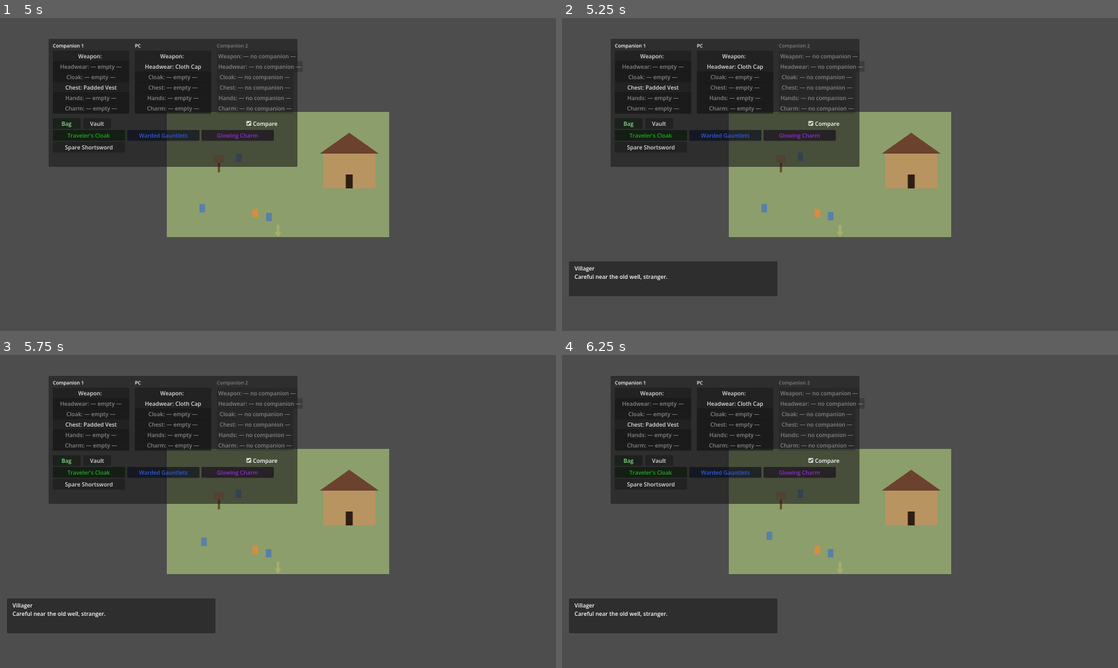
Above: before the commit, frames 1-4 (two rows, left to right).
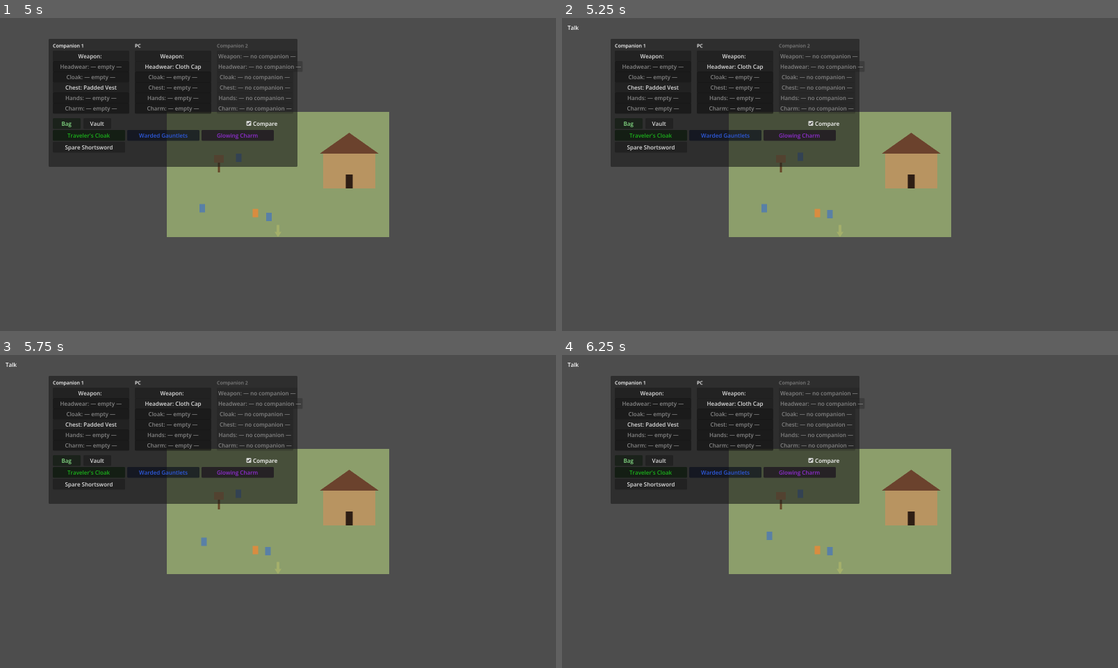
Above: after the commit, the same moments.

Repository: djkipyaboy/bunnies
Game: Godot game, scene res://world/town_demo.tscn
Two runs of this game, one before a commit and one after it. Both use one fixed random seed, a clock stepped at 60 frames per second and the inputs below. This scene is started directly instead of the project's main scene.
Inputs (mouse positions are in pixels of both pictures, inside the frame that each line leads up to):
- Up to frame 1 (5 s): move the mouse to (250, 237) at 0.52 s; hold W (move_up) 0.53-1.25 s; hold E (interact) 0.53-1.25 s; click (250, 237) at 0.67 s; tap Enter at 1.25 s; drag from (444, 221) to (200, 187) at 1.27 s; tap Space at 2 s; move the mouse to (111, 127) at 2.02 s; hold A (move_left) 2.03-2.75 s; hold E (interact) 2.03-2.75 s; drag from (305, 174) to (111, 127) at 2.77 s; move the mouse to (194, 96) at 3.52 s; hold S (move_down) 3.53-4.25 s; hold E (interact) 3.53-4.25 s; tap I (toggle_inventory) at 4.15 s; drag from (400, 158) to (239, 158) at 4.27 s
- Up to frame 2 (5.25 s): move the mouse to (728, 190) at 5.02 s; hold W (move_up) from 5.03 s (still down); hold E (interact) from 5.03 s (still down); click (728, 190) at 5.17 s
- Up to frame 3 (5.75 s): keep holding W (move_up); keep holding E (interact)
- Up to frame 4 (6.25 s): release W (move_up) at 5.75 s; release E (interact) at 5.75 s; drag from (895, 442) to (778, 502) at 5.77 s

Frame 1 is identical in both runs. In frame 2, 4.2% of the frame differs, in the area x 1-49%, y 2-89%; in frame 3, 4.2%; in frame 4, 4.2%.

Commit message:
fix(world): block interact while the inventory panel is open
The toggle_inventory guard added in the previous commit only stopped itself
from firing while dialogue/board panels were open; it didn't stop `interact`
from firing while the inventory panel was already open. Reachable sequence:
stand next to a Villager, press I to open inventory, then press E — since
_dialogue_box/_board_panel are both still closed, target.interact() would run
and stack a DialogueBox (or a Door transition) on top of the open inventory
panel. _unhandled_input now returns early once toggle_inventory is handled if
_inventory_panel.visible is true, so interact is a no-op until the panel is
closed again.

Added a regression case to test_town_demo_inventory.gd that forces a real
Villager Interactable into the PC's reach and drives the actual
_unhandled_input() code path with a synthesized InputEventAction, asserting
the dialogue box stays closed while the panel is open. Verified this case
fails without the guard and passes with it.

Co-Authored-By: Claude Sonnet 5 <noreply@anthropic.com>
Claude-Session: https://claude.ai/code/session_01NgU7diFM74q6MrusiTGyK9

Diff:
--- a/tests/test_town_demo_inventory.gd
+++ b/tests/test_town_demo_inventory.gd
@@ -2,7 +2,8 @@
 
 ## Headless smoke test: the equipment/inventory/banking UI is wired into town_demo (spec
 ## 2026-07-10-equipment-inventory-banking-ui-design.md §4) — the I-key toggle opens/closes
-## InventoryMenuPanel and pauses/resumes PC movement while it's open.
+## InventoryMenuPanel and pauses/resumes PC movement while it's open, and blocks `interact`
+## from stacking a dialogue/door transition on top of the panel while it's open.
 
 var _instance: Node
 var _frames: int = 0
@@ -24,6 +25,20 @@
 		town._toggle_inventory()
 		_check(town._inventory_panel.visible, "toggle opens the panel")
 		_check(town._pc.movement_paused_for_test(), "toggle pauses PC movement")
+
+		# Modal-stacking guard: interact must not fire while the inventory panel is open, even
+		# when a real Interactable (a Villager) is in the PC's reach. Force one into reach
+		# deterministically (no dependence on physics-frame overlap timing) and drive the real
+		# _unhandled_input() code path with a synthesized action event.
+		var villager: Villager = town._exterior.get_node("Villager0")
+		var zone: Interactable = villager.get_node("InteractionZone")
+		town._pc._tracked.append(zone)
+		var interact_event := InputEventAction.new()
+		interact_event.action = &"interact"
+		interact_event.pressed = true
+		town._unhandled_input(interact_event)
+		_check(not town._dialogue_box.is_open(), "interact is blocked while inventory panel is open")
+
 		town._toggle_inventory()
 		_check(not town._inventory_panel.visible, "toggle again closes the panel")
 		_check(not town._pc.movement_paused_for_test(), "toggle again resumes PC movement")
--- a/world/town_demo.gd
+++ b/world/town_demo.gd
@@ -337,6 +337,8 @@
 	if event.is_action_pressed("toggle_inventory"):
 		_toggle_inventory()
 		return
+	if _inventory_panel.visible:
+		return
 	if not event.is_action_pressed("interact"):
 		return
 	if _dialogue_box.is_open():
